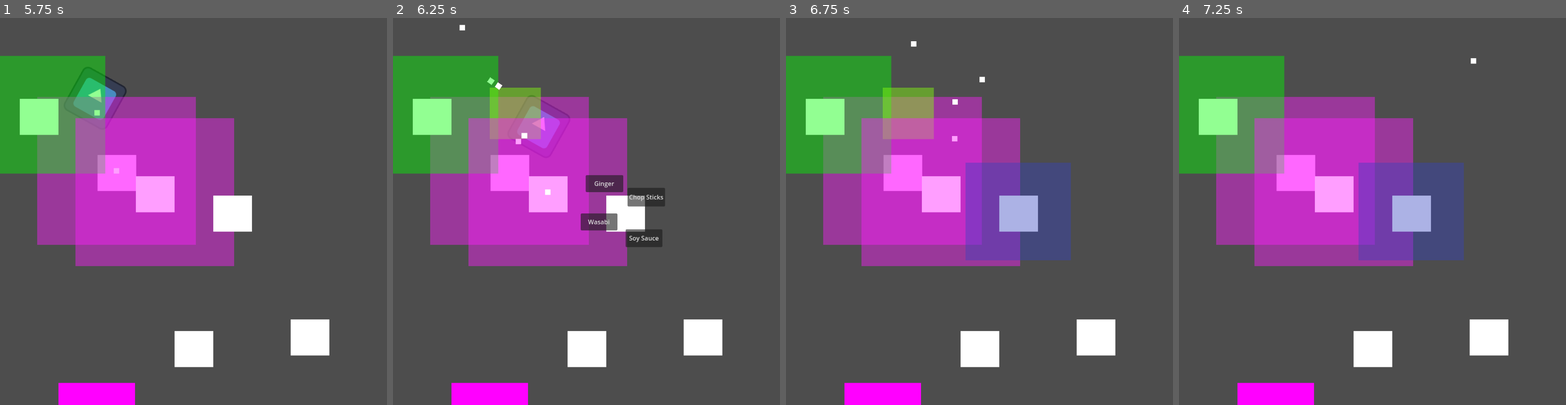
Above: before the commit, frames 1-4 (left to right).
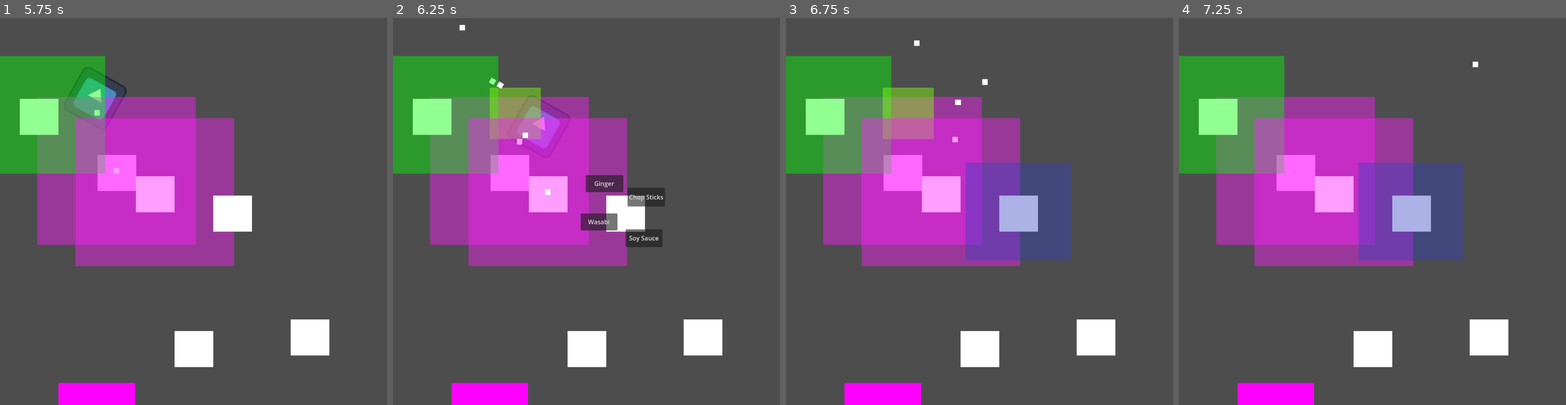
Above: after the commit, the same moments.

Repository: john9francis/sushi-attack
Game: Godot game, scene res://scripts/main.tscn
Two runs of this game, one before a commit and one after it. Both use one fixed random seed, a clock stepped at 60 frames per second and the inputs below. The engine's default icon, where the game draws it, is replaced by a stand-in: a white triangle on a blue panel in a dark square.
Inputs (mouse positions are in pixels of both pictures, inside the frame that each line leads up to):
- Up to frame 1 (5.75 s): tap Enter at 0.5, 5 s; move the mouse to (119, 172) at 0.52 s; press the mouse at (119, 172) at 0.53 s; release the mouse at (119, 172) at 1.25 s; click "Chop Sticks" at 1.25 s; click "Soy Sauce" at 2 s; click "Ginger" at 2.75 s; tap Space at 3.5 s; move the mouse to (38, 114) at 3.52 s; click (38, 114) at 3.6 s; click "Wasabi" at 4.25 s; move the mouse to (154, 192) at 5.02 s; press the mouse at (154, 192) at 5.03 s
- Up to frame 2 (6.25 s): move the mouse to (625, 211) at 5.77 s; release the mouse at (625, 211) at 5.78 s; click (625, 211) at 5.85 s
- Up to frame 3 (6.75 s): click "Chop Sticks" at 6.5 s
- Up to frame 4 (7.25 s): no input

Frame 1 is identical in both runs. In frame 2, less than 0.1% of the frame differs, in the area x 24-35%, y 15-33%; in frame 3, 0.1%, in the area x 32-53%, y 5-33%; in frame 4, less than 0.1%.

Commit message:
beginnings of tracker ai to aim a little bit ahead of the enemy

Diff:
--- a/Tracker.gd
+++ b/Tracker.gd
@@ -3,6 +3,7 @@
 var areaToTrack
 var areaExists
 
+var pastPosition
 var currentPosition
 
 # Called when the node enters the scene tree for the first time.
@@ -14,6 +15,7 @@
 # Called every frame. 'delta' is the elapsed time since the previous frame.
 func _process(delta):
 	if areaExists:
+		pastPosition = currentPosition
 		currentPosition = areaToTrack.global_position
 
 
@@ -28,3 +30,11 @@
 
 func get_target_pos():
 	return currentPosition
+
+func get_target_future_pos():
+	if !pastPosition:
+		return currentPosition
+
+	var velocity = currentPosition - pastPosition
+	var futurePos = currentPosition + velocity
+	return futurePos
--- a/scripts/g_tower.gd
+++ b/scripts/g_tower.gd
@@ -21,7 +21,7 @@
 
 func _on_shoot_timer_timeout():
 	# Get where the enemy currently is
-	var enemyPos = tracker.get_target_pos()
+	var enemyPos = tracker.get_target_future_pos()
 	var direction = (enemyPos - global_position).normalized()
 
 	# Create a bullet and shoot it
